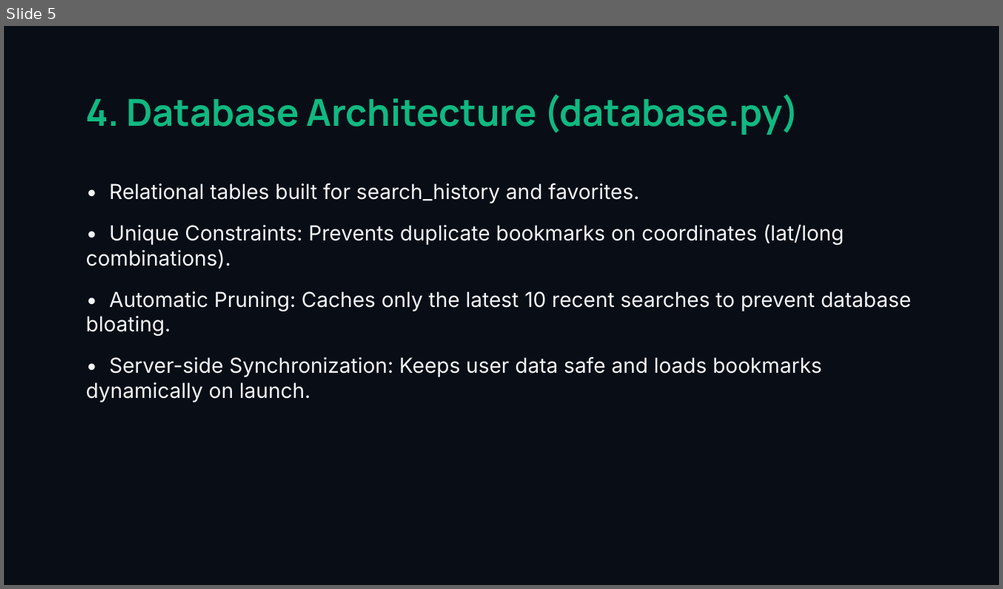
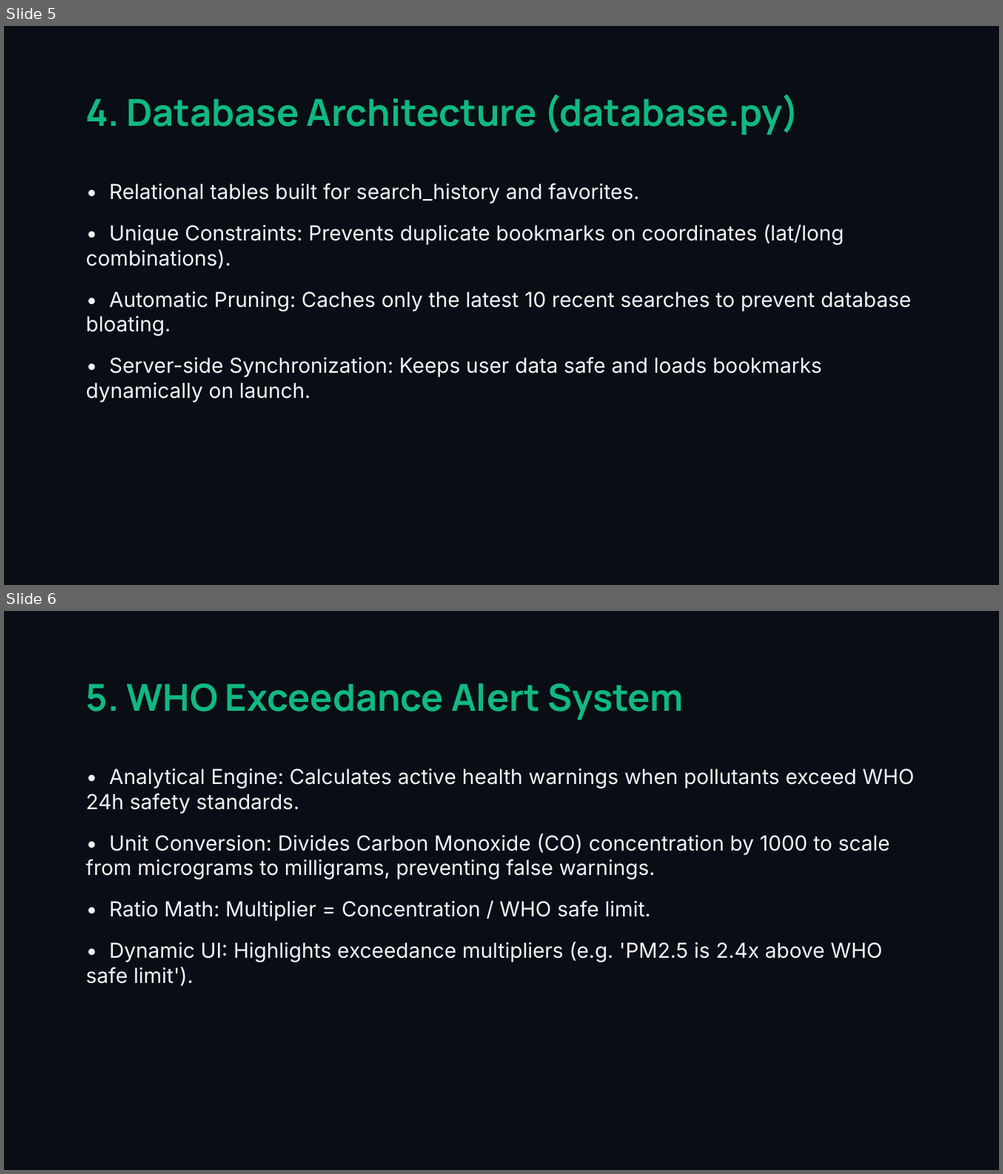
Before and after one commit to Shivaraj519/AeroQuest, a slide deck: AeroQuest_Presentation.pptx. Shown one above the other, each under a label of ours: slide 5 before the commit, slides 5 and 6 after it. The pictures are 1003x589 and 1003x1174 pixels, drawn with LibreOffice and Linux fonts; fonts in the diff are those of the drawing. Boxes give left, top, right and bottom in pixels: in the first picture for what was removed or moved away, otherwise in the second. Text is boxed around its words. In the diff, an @@ line names an element or a change of style, - is before the commit and + after.

```diff
--- a/AeroQuest_Presentation.pptx
+++ b/AeroQuest_Presentation.pptx
@@ slide 6 added at (4, 611, 999, 1170), background #090D16 @@
@@ text added at (86, 684, 683, 720), 36 pt, text #10B981, bold @@
+5. WHO Exceedance Alert System
@@ text added at (86, 769, 914, 986), 20 pt, text #F3F4F6 @@
+• Analytical Engine: Calculates active health warnings when pollutants exceed WHO 24h safety standards.
+• Unit Conversion: Divides Carbon Monoxide (CO) concentration by 1000 to scale from micrograms to milligrams, preventing false warnings.
+• Ratio Math: Multiplier = Concentration / WHO safe limit.
+• Dynamic UI: Highlights exceedance multipliers (e.g. 'PM2.5 is 2.4x above WHO safe limit').
```
Also in this commit, not shown: 5 slides changed, 3 other slides added, 4 slides removed, 1 other file.
